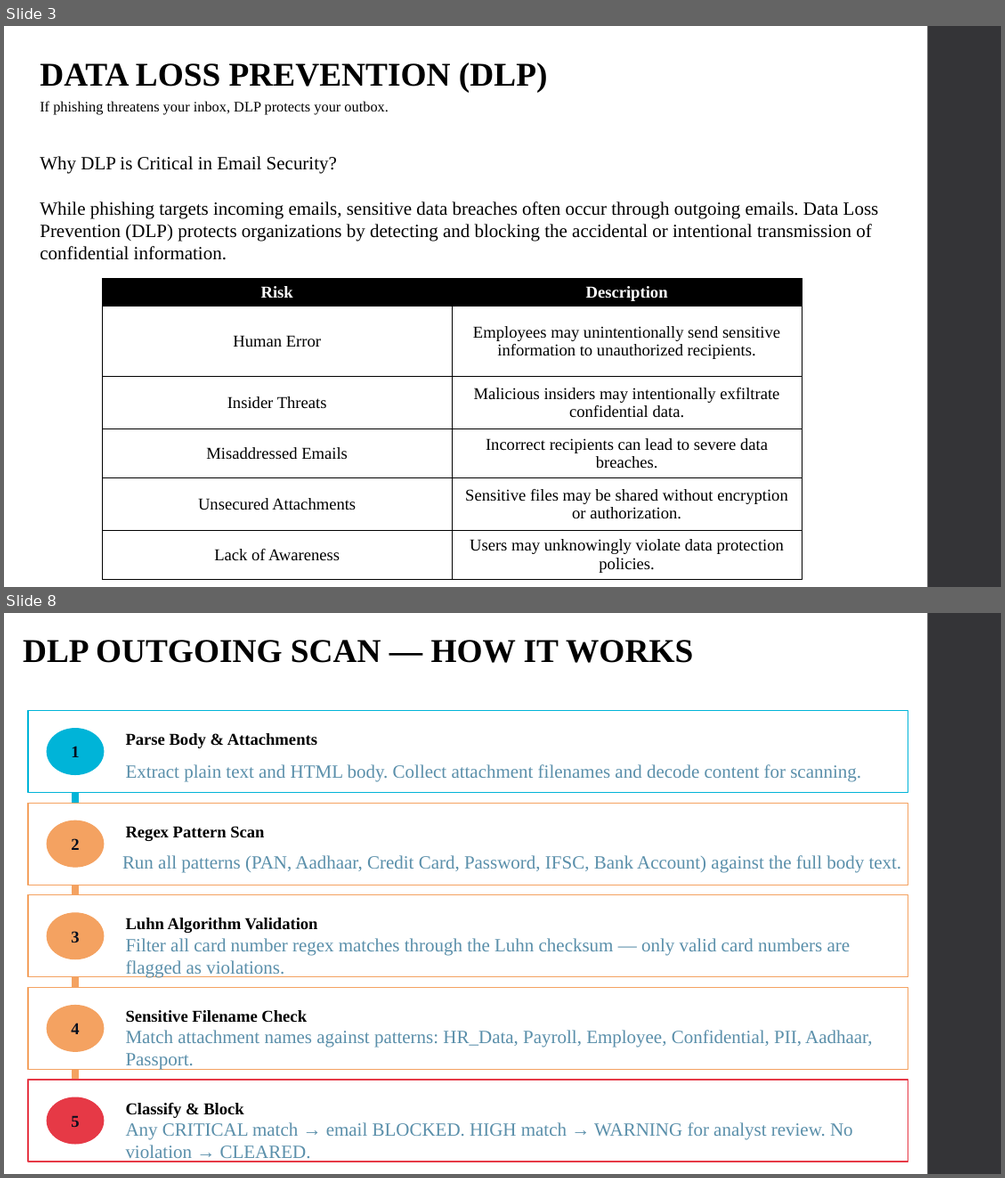
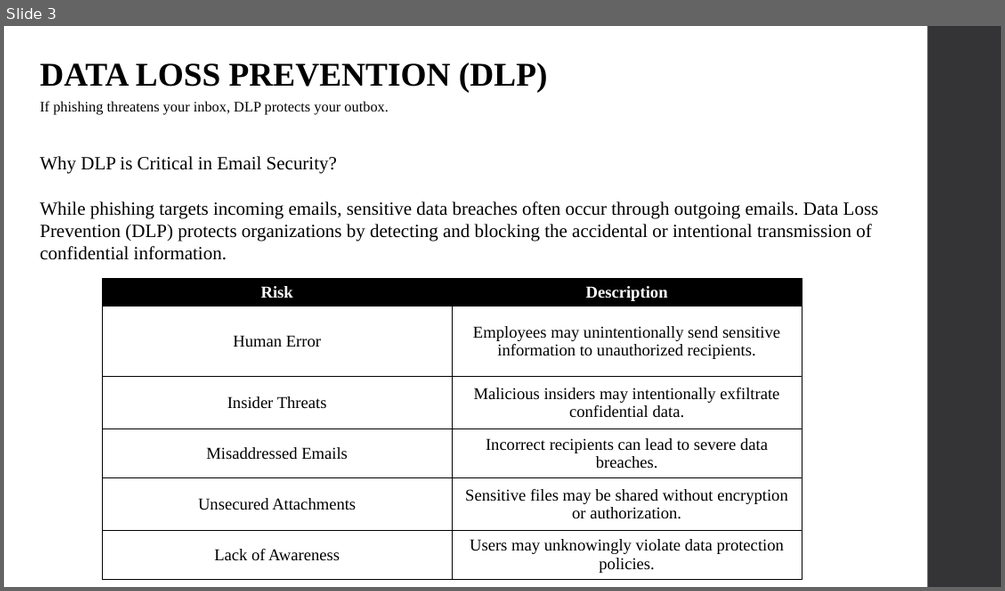
Before and after one commit to Preetamin04/PhishGuard_Data-Loss-Prevention, a slide deck: PhishGuard.pptx. Shown one above the other, each under a label of ours: slides 3 and 8 before the commit, slide 3 after it; the slides between them are not shown. The pictures are 1005x1178 and 1005x591 pixels, drawn with LibreOffice and Linux fonts; fonts in the diff are those of the drawing. Boxes give left, top, right and bottom in pixels: in the first picture for what was removed or moved away, otherwise in the second. Text is boxed around its words. In the diff, an @@ line names an element or a change of style, - is before the commit and + after.

```diff
--- a/PhishGuard.pptx
+++ b/PhishGuard.pptx
@@ slide 8 removed at bbox=[4, 613, 1001, 1174], background #FFFFFF; not listed: 1 template element that a slide beside it also shows @@
@@ text removed at bbox=[23, 640, 693, 663] @@
-DLP OUTGOING SCAN — HOW IT WORKS
@@ group removed at bbox=[28, 710, 908, 1162]: 15 texts, 9 rectangles, 5 ellipses @@
-1
-Parse Body & Attachments
-Extract plain text and HTML body. Collect attachment filenames and decode content for scanning.
-2
-Regex Pattern Scan
-Run all patterns (PAN, Aadhaar, Credit Card, Password, IFSC, Bank Account) against the full body text.
-3
-Luhn Algorithm Validation
-Filter all card number regex matches through the Luhn checksum — only valid card numbers are flagged as violations.
-4
-Sensitive Filename Check
-Match attachment names against patterns: HR_Data, Payroll, Employee, Confidential, PII, Aadhaar, Passport.
-5
-Classify & Block
-Any CRITICAL match → email BLOCKED. HIGH match → WARNING for analyst review. No violation → CLEARED.
```
Also in this commit, not shown: 6 slides changed, 1 slide added, 3 other files.
